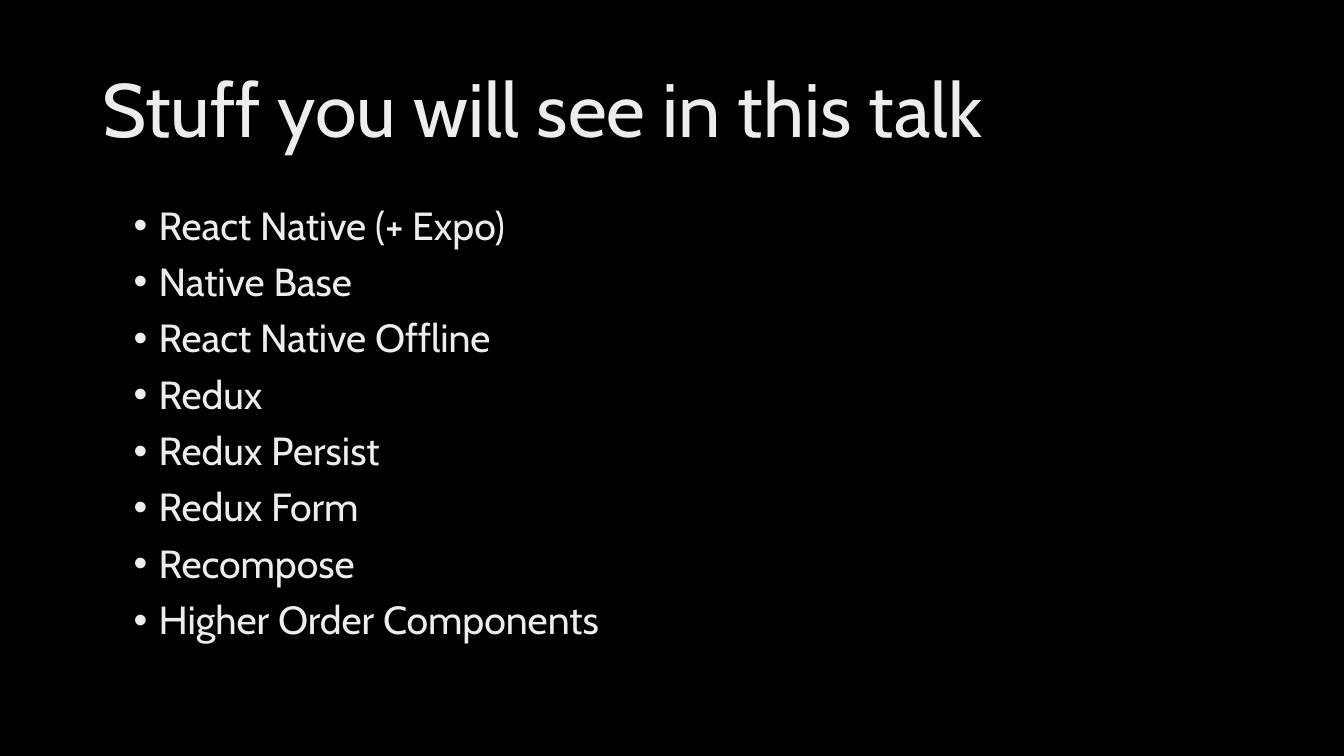
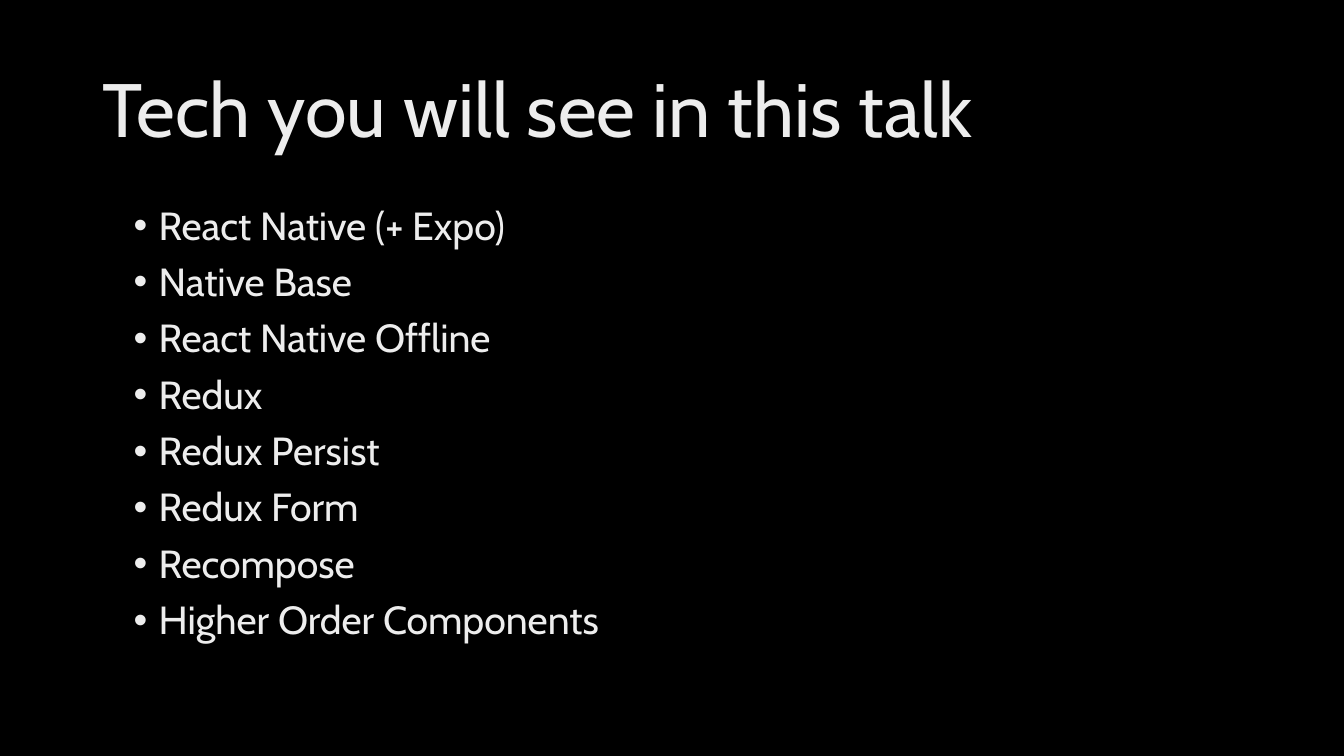
Before and after one commit to kunovsky/reactOfflineTalk, a slide deck: slide 4 of react_offline_talk.pptx. Drawn at 1344x756 pixels with LibreOffice and Linux fonts; fonts in the diff are those of the drawing; background and template pictures are left out. Boxes give left, top, right and bottom in pixels: in the first picture for what was removed or moved away, otherwise in the second. Text is boxed around its words. In the diff, an @@ line names an element or a change of style, - is before the commit and + after.

```diff
--- a/react_offline_talk.pptx
+++ b/react_offline_talk.pptx
@@ title at (102,80,972,154): text changed @@
-Stuff you will see in this talk
+Tech you will see in this talk
```
Also in this commit, not shown: 3 other slides changed, 2 slides added.
